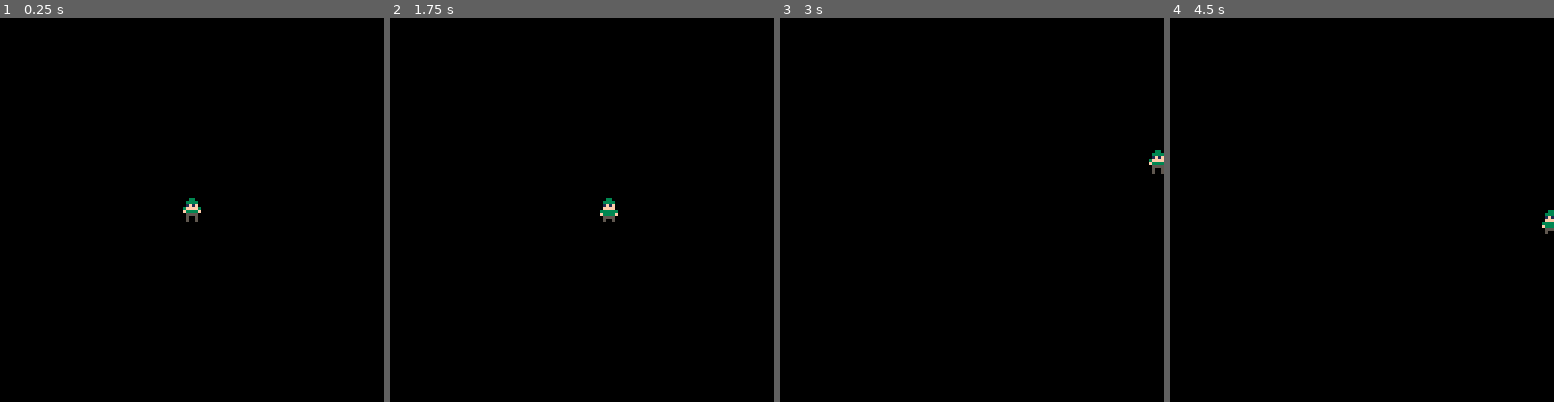
Above: before the commit, frames 1-4 (left to right).
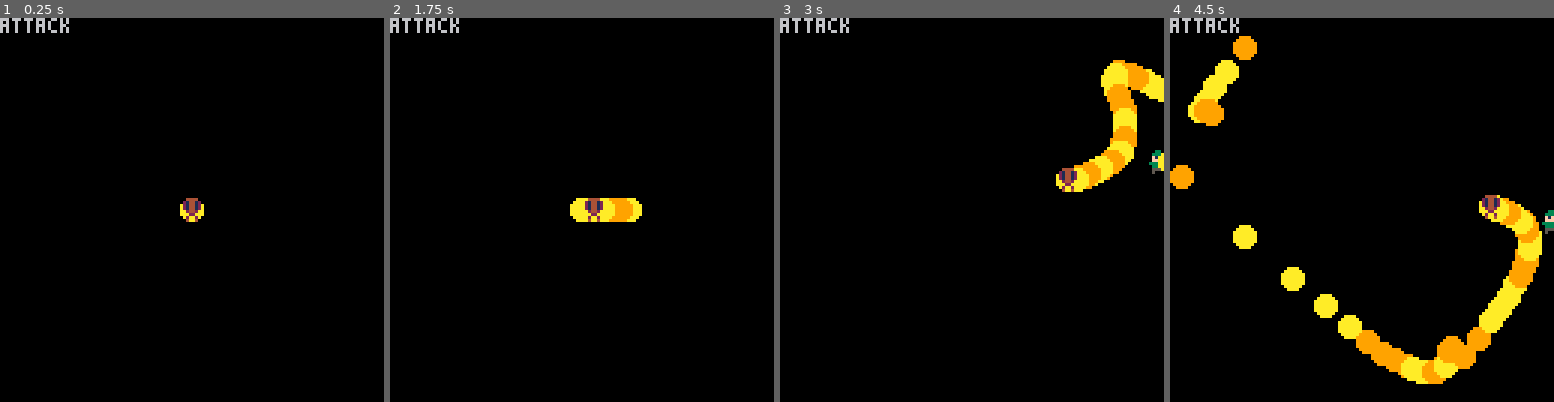
Above: after the commit, the same moments.

Repository: Kevin-Aluth/shotout
Game: PICO-8 cartridge shotout.p8
Same seed, same stepped clock (60 frames per second), same inputs: the game is played once before the commit and once after it.
Inputs:
- Up to frame 1 (0.25 s): no input
- Up to frame 2 (1.75 s): tap X (X key) at 0.33, 1.07 s; hold Right from 1.6 s (still down)
- Up to frame 3 (3 s): tap X (X key) at 1.85, 2.97 s; release Right at 2.1 s; hold Up 2.15-2.42 s; hold Right from 2.47 s (still down)
- Up to frame 4 (4.5 s): release Right at 3.03 s; hold Left 3.08-3.58 s; hold Down 3.63-3.97 s; hold Right from 4.02 s (still down); tap X (X key) at 4.08 s

The runs differ from the first frame. In frame 1, 0.6% of the frame differs, in the area x 0-54%, y 0-54%; in frame 2, 1.4%; in frame 3, 3.8%; in frame 4, 8.7%, in the area x 0-100%, y 0-96%.

Commit message:
player shoot and enemy shoot draft

Diff:
--- a/shotout.p8
+++ b/shotout.p8
@@ -2,51 +2,47 @@
 version 41
 __lua__
 function _init()
-
+	c_enemy(64,64,1)
 end
 
 function _update60()
 	input:update()
 	p:update()
+	for bullet in all(bullets) do
+		bullet:update()
+	end
+	for enemy in all(enemies) do
+		enemy:update()
+	end
 end
 
 function _draw()
 	cls()
 	p:draw()
+	for bullet in all(bullets) do
+		bullet:draw()
+	end
+	for enemy in all(enemies) do
+		print(enemy.state)
+		enemy:draw()
+	end
 end
 -->8
--- globals
+-- entities
 states={
-	normal="normal",
+	running="running",
+	normal="idle",
 	attack="attack"
 }
 
-input={
-	h=0,
-	v=0,
-	shoot=false,
-
-	update = function(s)
-		if btn(⬅️) then
-			s.h=-1
-		elseif btn(➡️) then
-			s.h=1
-		else
-			s.h=0
-		end
-
-		if btn(⬆️) then
-			s.v=-1
-		elseif btn(⬇️) then
-			s.v=1
-		else
-			s.v=0
-		end
-	end
-}
-
+e_states={
+	follow="follow",
+	attack="attack"
+}
+
+-- animation helper
 function create_anim(fs,fr_dr)
-	local animation={
+	return {
 		frames=fs,
 		fr_duration=fr_dr,
 		curr_fr=1,
@@ -63,10 +59,9 @@
 			end
 		end
 	}
-	return animation
-end
-
-function animate(s)
+end
+
+function animate(s,fl_x)
 	s.curr_anim:animate()
 	spr(
 		s.curr_anim.
@@ -75,10 +70,11 @@
 			s.y-s.h/2,
 			1,
 			1,
-			false,
+			fl_x,
 			false)
 end
 
+-- player obj
 p={
 	state=states.normal,
 	speed=1,
@@ -86,32 +82,206 @@
 	y=64,
 	dx=0,
 	dy=0,
+	lx=1,
+	ly=1,
 	w=8,
 	h=8,
 	anims={
-		create_anim({1,2,3},10)
+		--idle
+		create_anim({1,2,3},10),
+		--run
+		create_anim({4,5},20)
 	},
 	curr_anim=nil,
 	move=function(s)
+		if input.h != 0 and
+					input.v != 0 then
+			input.h,input.v=normalize(input.h,input.v)
+		end
+		if input.h != 0 or
+					input.v != 0 then
+			s.lx,s.ly=input.h,input.v
+		end
 		s.dy=input.v*s.speed
 		s.dx=input.h*s.speed
 		s.x+=s.dx
 		s.y+=s.dy
 	end,
+	shoot=function(s)
+		if input.shoot then
+			c_bullet(
+				s.x,s.y,s.lx,s.ly,3,
+				create_anim({16,17},3),
+				60,8,8
+			)
+		end
+	end,
+	get_state=function(s)
+		if s.dx != 0 or
+					s.dy != 0 then
+			s.state=states.running
+		else
+			s.state=states.idle
+		end
+	end,
 	draw=function(s)
-		s.curr_anim=s.anims[1]
-		animate(s)
+		if s.state==states.idle then
+			s.curr_anim=s.anims[1]
+		elseif s.state==states.running then
+			s.curr_anim=s.anims[2]
+		end
+		animate(s,s.lx>0)
 	end,
 	update=function(s)
+		s:shoot()
 		s:move()
+		s:get_state()
+	end
+}
+
+bullets={}
+function c_bullet(
+	x,y,dx,dy,speed,anim,range,w,h,player
+)
+	add(bullets,{
+		speed=speed,
+		x=x,
+		y=y,
+		dx=dx,
+		dy=dy,
+		speed=speed,
+		curr_anim=anim,
+		range=range,
+		w=w,
+		h=h,
+		player=player,
+		update=function(s)
+			s.range-=1
+			s.x+=s.dx*s.speed
+			s.y+=s.dy*s.speed
+			if s.range<=0 then
+				del(bullets,s)
+			end
+		end,
+		draw=function(s)
+			animate(s)
+		end
+	})
+end
+
+enemies={}
+function c_enemy(
+	x,y,t
+)
+	if t==1 then
+		add(enemies,{
+			x=x,
+			y=y,
+			w=8,
+			h=8,
+			atk_d=40,
+			state=e_states.follow,
+			dx=0,
+			dy=0,
+			speed=0.5,
+			curr_anim=create_anim({18},2),
+			get_state=function(s)
+				local dist_x = p.x-s.x
+				local dist_y = p.y-s.y
+				if abs(dist_x)<s.atk_d and
+							abs(dist_y)<s.atk_d then
+					s.state=e_states.attack
+				else
+					s.state=e_states.follow
+				end
+			end,
+			follow=function(s)
+				s.dx,s.dy=manhattan(
+					p.x-s.x,
+					p.y-s.y
+				)
+				s.x+=s.dx*s.speed
+				s.y+=s.dy*s.speed
+			end,
+			attack=function(s)
+				s:follow()
+				c_bullet(
+					s.x,s.y,s.dx,s.dy,2,
+					create_anim({16,17},3),
+					60,8,8,p
+				)
+			end,
+			update=function(s)
+				s:get_state()
+				if s.state==e_states.attack then
+					s:attack()
+				elseif s.state==e_states.follow then
+					s:follow()
+				end
+			end,
+			draw=function(s)
+				animate(s)
+			end
+		})
+	end
+end
+
+-->8
+--utils
+function normalize(x,y)
+	local magn=x^2+y^2
+	return x/sqrt(magn),y/sqrt(magn)
+end
+
+function manhattan(x,y)
+	local d = abs(x)+abs(y)
+	local dx, dy
+	if d>0 then
+		return x/d,y/d
+	else
+		return x,y
+	end
+end
+
+input={
+	h=0,
+	v=0,
+	shoot=false,
+
+	update = function(s)
+		if btn(⬅️) then
+			s.h=-1
+		elseif btn(➡️) then
+			s.h=1
+		else
+			s.h=0
+		end
+
+		if btn(⬆️) then
+			s.v=-1
+		elseif btn(⬇️) then
+			s.v=1
+		else
+			s.v=0
+		end
+
+		s.shoot=btnp(❎)
 	end
 }
 __gfx__
-00000000000330000003300000033000000000000000000000000000000000000000000000000000000000000000000000000000000000000000000000000000
-00000000003333000033330000333300000000000000000000000000000000000000000000000000000000000000000000000000000000000000000000000000
-00700700001f1f00001f1f00001f1f00000000000000000000000000000000000000000000000000000000000000000000000000000000000000000000000000
-0007700000ffff0003ffff3003ffff30000000000000000000000000000000000000000000000000000000000000000000000000000000000000000000000000
-00077000033333300f3333f00f3333f0000000000000000000000000000000000000000000000000000000000000000000000000000000000000000000000000
-007007000f3333f00055550000333300000000000000000000000000000000000000000000000000000000000000000000000000000000000000000000000000
-00000000005555000050050000555500000000000000000000000000000000000000000000000000000000000000000000000000000000000000000000000000
-00000000005005000050050000500500000000000000000000000000000000000000000000000000000000000000000000000000000000000000000000000000
+00000000000330000003300000033000000330000003300000000000000000000000000000000000000000000000000000000000000000000000000000000000
+00000000003333000033330000333300003333000033330000000000000000000000000000000000000000000000000000000000000000000000000000000000
+00700700001f1f00001f1f00001f1f00001f1f00001f1f0000000000000000000000000000000000000000000000000000000000000000000000000000000000
+0007700000ffff0003ffff3003ffff3000ffff0000ffff0000000000000000000000000000000000000000000000000000000000000000000000000000000000
+00077000033333300f3333f00f3333f0033333300333333000000000000000000000000000000000000000000000000000000000000000000000000000000000
+007007000f3333f00055550000333300003333f00f33330000000000000000000000000000000000000000000000000000000000000000000000000000000000
+00000000005555000050050000555500005555000055550000000000000000000000000000000000000000000000000000000000000000000000000000000000
+00000000005005000050050000500500005000000000050000000000000000000000000000000000000000000000000000000000000000000000000000000000
+00aaaa00009999000044440000000000000000000000000000000000000000000000000000000000000000000000000000000000000000000000000000000000
+0aaaaaa0099999900214412000000000000000000000000000000000000000000000000000000000000000000000000000000000000000000000000000000000
+aaaaaaaa999999990214412000000000000000000000000000000000000000000000000000000000000000000000000000000000000000000000000000000000
+aaaaaaaa999999990214412000000000000000000000000000000000000000000000000000000000000000000000000000000000000000000000000000000000
+aaaaaaaa999999990024420000000000000000000000000000000000000000000000000000000000000000000000000000000000000000000000000000000000
+aaaaaaaa999999990002200000000000000000000000000000000000000000000000000000000000000000000000000000000000000000000000000000000000
+0aaaaaa0099999900020020000000000000000000000000000000000000000000000000000000000000000000000000000000000000000000000000000000000
+00aaaa00009999000040040000000000000000000000000000000000000000000000000000000000000000000000000000000000000000000000000000000000
